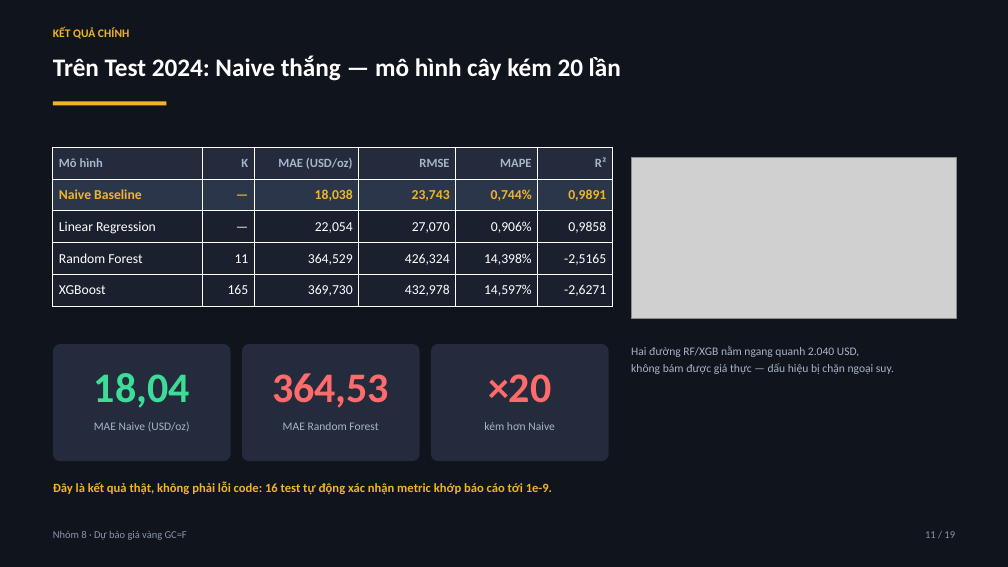
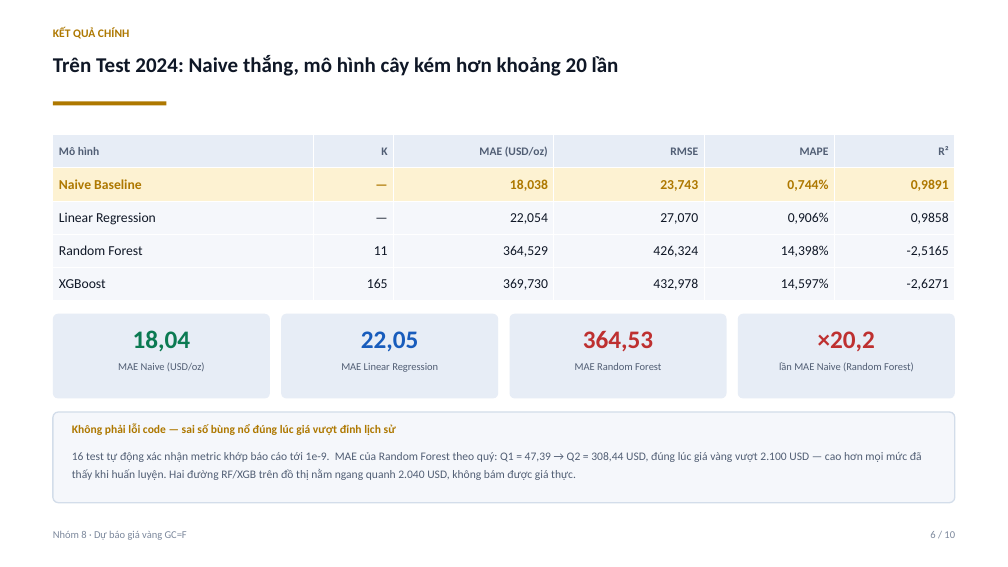
Before and after one commit to NTNhan25000/GOLD-direc, a slide deck: slide 6 of slides_thuyet_trinh_nhom8.pptx (slide 11 before the commit). Drawn at 1008x567 pixels with LibreOffice and Linux fonts; fonts in the diff are those of the drawing; grey boxes stand for pictures. Boxes give left, top, right and bottom in pixels: in the first picture for what was removed or moved away, otherwise in the second. Text is boxed around its words. In the diff, an @@ line names an element or a change of style, - is before the commit and + after.

Commit message:
Rút deck xuống 10 slide nền trắng + thêm kịch bản thuyết trình
- make_slides.py: dựng lại hoàn toàn cho 10 slide, palette nền trắng
  (chữ INK, panel xám nhạt, vàng đậm đủ tương phản khi in/chiếu)
- Gộp nội dung: cover · vấn đề+CH · bài toán+dữ liệu · thiết lập ·
  chọn K · kết quả Test · chẩn đoán ngoại suy · ablation+importance ·
  ΔClose · kết luận+hạn chế+Q&A
- Mọi số vẫn đọc từ gold_model_output/*.csv; bỏ hằng số gõ tay ×19,8
  (đúng là 20,21 lần, nay tính trực tiếp từ test_metrics.csv)
- make_importance_chart.py: vẽ lại importance cỡ slide (top 6 + còn lại)
  từ CSV, thay ảnh 15 biến không đọc được khi chiếu
- Cắt rác bên phải trend.png (nhãn trục của figure gốc lọt vào khung)
- preview_slides.py: render nền trắng cho khớp deck
- KICH_BAN_THUYET_TRINH.md: lời thoại từng slide, phân bổ 13 phút,
  bản rút gọn 7 phút, bộ câu hỏi phản biện, lỗi cần tránh
- README: thêm mục Slide thuyết trình + cây thư mục

```diff
--- a/slides_thuyet_trinh_nhom8.pptx
+++ b/slides_thuyet_trinh_nhom8.pptx
@@ rectangle removed at (x1=0, y1=0, x2=1008, y2=567) @@
@@ text "KẾT QUẢ CHÍNH" at (x1=53, y1=27, x2=129, y2=39): text colour #F0B429 to #AE7800 @@
@@ text at (x1=53, y1=55, x2=619, y2=76): text changed; size 24 to 20 pt; text colour #FFFFFF to #0F1726 @@
-Trên Test 2024: Naive thắng — mô hình cây kém 20 lần
+Trên Test 2024: Naive thắng, mô hình cây kém hơn khoảng 20 lần
@@ rectangle at (x1=53, y1=101, x2=166, y2=106): fill #F0B429 to #AE7800 @@
@@ table at (x1=53, y1=135, x2=955, y2=301) @@
@@ fill #232B3D to #E7EDF6 in row 1 @@
@@ fill #2C364A to #FDF2D2 in row 2 @@
@@ fill #1A202E to #F5F7FB in 18 cells @@
@@ size 12 to 11 pt, text colour #A8B4CB to #515E74 in "Mô hình", "K", "MAE (USD/oz)", "RMSE" and 2 more places @@
@@ text colour #F0B429 to #AE7800 in "Naive Baseline", "—", "18,038", "23,743" and 2 more places @@
@@ text colour #FFFFFF to #0F1726 in "Linear Regression", "—", "22,054", "27,070" and 14 more places @@
@@ table resized from (x1=53, y1=147, x2=613, y2=306) to (x1=53, y1=135, x2=955, y2=301) @@
@@ picture removed at (x1=631, y1=158, x2=957, y2=319) @@
@@ text "18,04" moved from (x1=94, y1=373, x2=190, y2=408) to (x1=133, y1=330, x2=191, y2=351) @@
@@ text "18,04" at (x1=133, y1=330, x2=191, y2=351): size 40 to 24 pt, text colour #3DDC97 to #0B7A52 @@
@@ rounded rectangle resized from (x1=53, y1=344, x2=231, y2=461) to (x1=53, y1=314, x2=270, y2=399) @@
@@ rounded rectangle at (x1=53, y1=314, x2=270, y2=399): fill #232B3D to #E7EDF6 @@
@@ rounded rectangle added at (x1=281, y1=314, x2=498, y2=399), fill #E7EDF6 @@
@@ text "364,53" moved from (x1=272, y1=373, x2=389, y2=408) to (x1=583, y1=330, x2=653, y2=351) @@
@@ text "364,53" at (x1=583, y1=330, x2=653, y2=351): size 40 to 24 pt, text colour #FF6B6B to #BE3030 @@
@@ rounded rectangle added at (x1=510, y1=314, x2=727, y2=399), fill #E7EDF6 @@
@@ rounded rectangle added at (x1=738, y1=314, x2=955, y2=399), fill #E7EDF6 @@
@@ rounded rectangle removed at (x1=242, y1=344, x2=420, y2=461) @@
@@ text added at (x1=361, y1=331, x2=419, y2=351), 24 pt, text #185CBC, bold @@
+22,05
@@ rounded rectangle removed at (x1=431, y1=344, x2=609, y2=461) @@
@@ text removed at (x1=631, y1=346, x2=894, y2=374) @@
-Hai đường RF/XGB nằm ngang quanh 2.040 USD,
-không bám được giá thực — dấu hiệu bị chặn ngoại suy.
@@ text at (x1=818, y1=331, x2=875, y2=351): text changed; size 40 to 24 pt; text colour #FF6B6B to #BE3030 @@
-×20
+×20,2
@@ text "MAE Naive (USD/oz)" moved from (x1=94, y1=422, x2=190, y2=432) to (x1=118, y1=362, x2=205, y2=371) @@
@@ text "MAE Naive (USD/oz)" at (x1=118, y1=362, x2=205, y2=371): size 11 to 10 pt, text colour #A8B4CB to #515E74 @@
@@ text added at (x1=341, y1=363, x2=438, y2=372), 10 pt, text #515E74 @@
+MAE Linear Regression
@@ text "MAE Random Forest" at (x1=575, y1=363, x2=661, y2=370): size 11 to 10 pt, text colour #A8B4CB to #515E74 @@
@@ text "MAE Random Forest" moved from (x1=283, y1=422, x2=378, y2=430) to (x1=575, y1=363, x2=661, y2=370) @@
@@ text added at (x1=779, y1=362, x2=914, y2=371), 10 pt, text #515E74 @@
+lần MAE Naive (Random Forest)
@@ rounded rectangle added at (x1=53, y1=412, x2=955, y2=503), fill #F5F7FB, outline #D3DDEA 1.25 pt @@
@@ text added at (x1=72, y1=423, x2=396, y2=435), 11 pt, text #AE7800, bold @@
+Không phải lỗi code — sai số bùng nổ đúng lúc giá vượt đỉnh lịch sử
@@ text removed at (x1=484, y1=422, x2=555, y2=430) @@
-kém hơn Naive
@@ text at (x1=72, y1=452, x2=922, y2=480): text changed; size 12 to 11 pt; text colour #F0B429 to #515E74; bold off @@
-Đây là kết quả thật, không phải lỗi code: 16 test tự động xác nhận metric khớp báo cáo tới 1e-9.
+16 test tự động xác nhận metric khớp báo cáo tới 1e-9. MAE của Random Forest theo quý: Q1 = 47,39 → Q2 = 308,44 USD, đúng lúc giá vàng vượt 2.100 USD — cao hơn mọi mức đã thấy khi huấn luyện. Hai đường RF/XGB trên đồ thị nằm ngang quanh 2.040 USD, không bám được giá thực.
@@ text "Nhóm 8 · Dự báo ..." at (x1=53, y1=531, x2=187, y2=540): text colour #8A96AC to #7C889C @@
@@ text at (x1=930, y1=531, x2=955, y2=538): text changed; text colour #8A96AC to #7C889C @@
-11 / 19
+6 / 10
```
Also in this commit, not shown: 8 other slides changed, 1 slide added, 13 slides removed, 7 other files.
